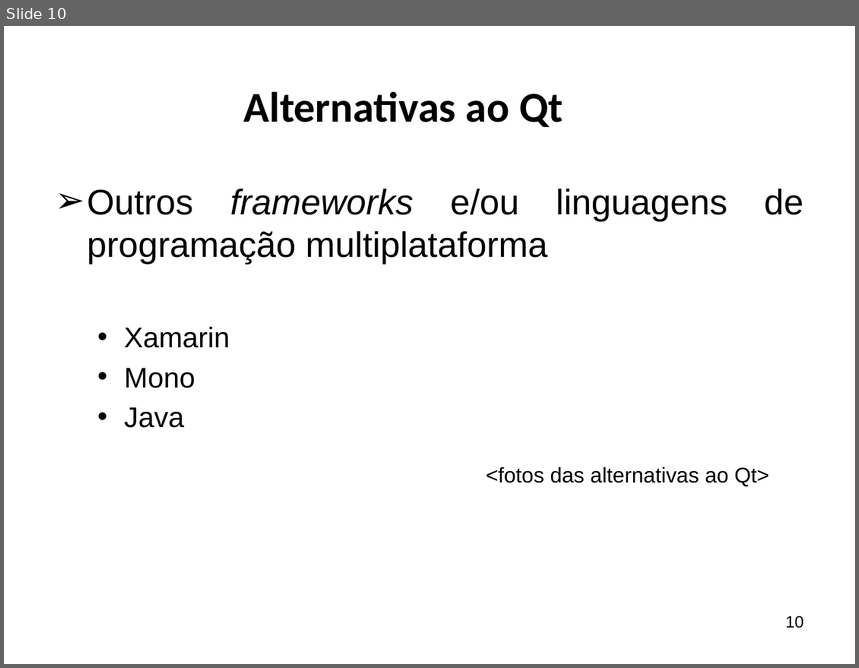
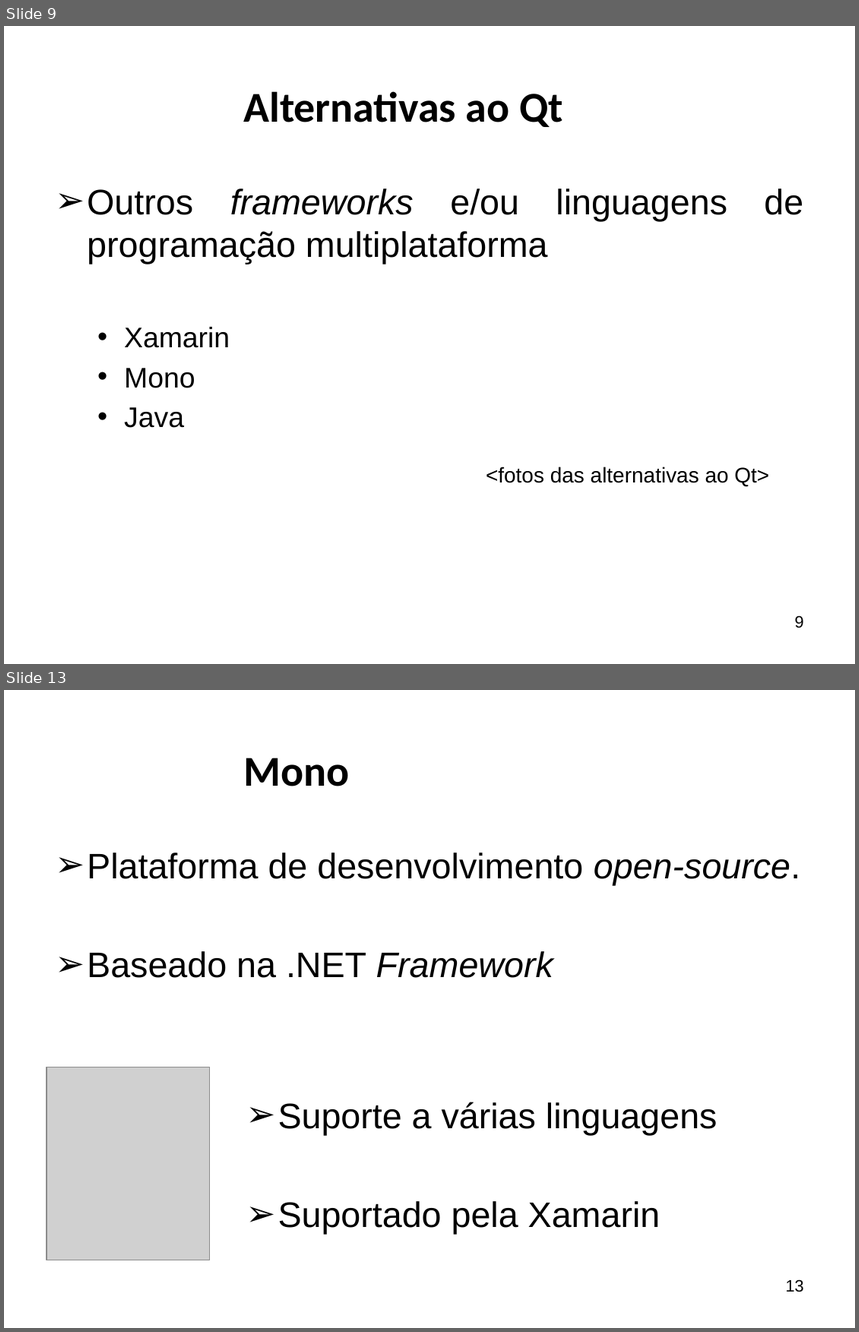
Before and after one commit to ricardopetrere/TCC_FTT, a slide deck: documentos/Apresentação Banca.pptx. Shown one above the other, each under a label of ours: slide 10 before the commit, slides 9 and 13 after it; the slides between them are not shown. The pictures are 859x668 and 859x1332 pixels, drawn with LibreOffice and Linux fonts; fonts in the diff are those of the drawing; grey boxes stand for pictures; background and template pictures are left out. Boxes give left, top, right and bottom in pixels: in the first picture for what was removed or moved away, otherwise in the second. Text is boxed around its words. In the diff, an @@ line names an element or a change of style, - is before the commit and + after.

```diff
--- a/documentos/Apresentação Banca.pptx
+++ b/documentos/Apresentação Banca.pptx
@@ slide 13 added at bbox=[4, 690, 855, 1328], background picture (left out) @@
@@ title added at bbox=[243, 758, 349, 787], 36 pt, text #000000, bold @@
+Mono
@@ text added at bbox=[87, 853, 800, 978], 30 pt, text #000000 @@
+➢ Plataforma de desenvolvimento open-source.
+➢ Baseado na .NET Framework
@@ picture added at bbox=[47, 1068, 209, 1260] @@
@@ text added at bbox=[278, 1102, 718, 1235], 30 pt, text #000000 @@
+➢ Suporte a várias linguagens
+➢ Suportado pela Xamarin
@@ page number added at bbox=[786, 1280, 804, 1293], 14 pt, text #000000 @@
+13
@@ what was slide 10 is now slide 9 @@
@@ page number at bbox=[795, 616, 804, 629]: text changed @@
-10
+9
```
Also in this commit, not shown: 7 slides changed, 8 other slides added, 3 slides removed.
